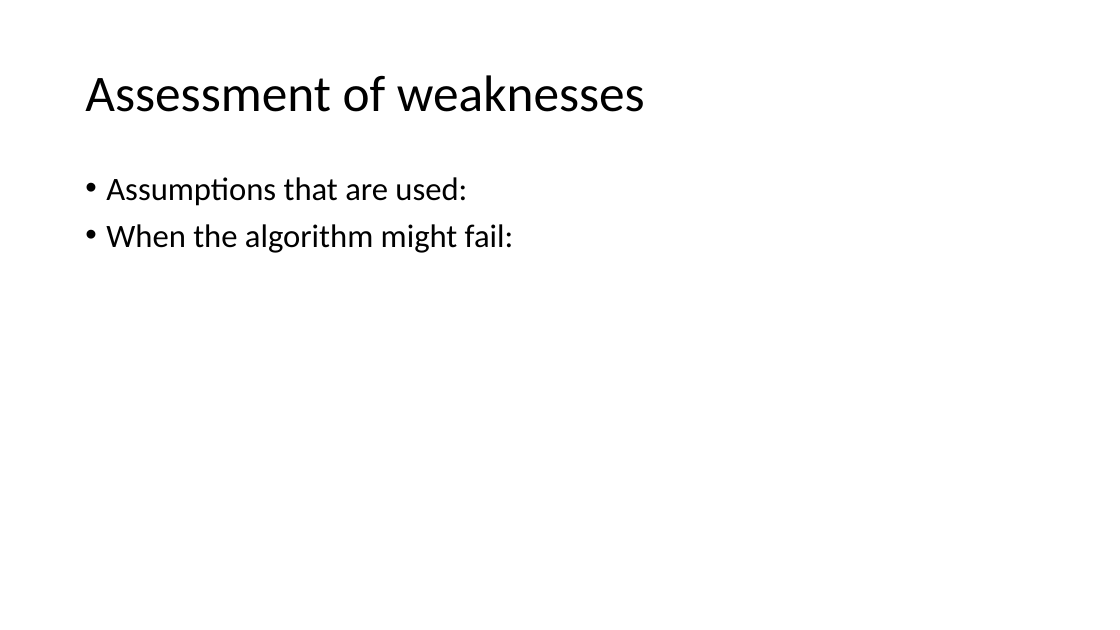
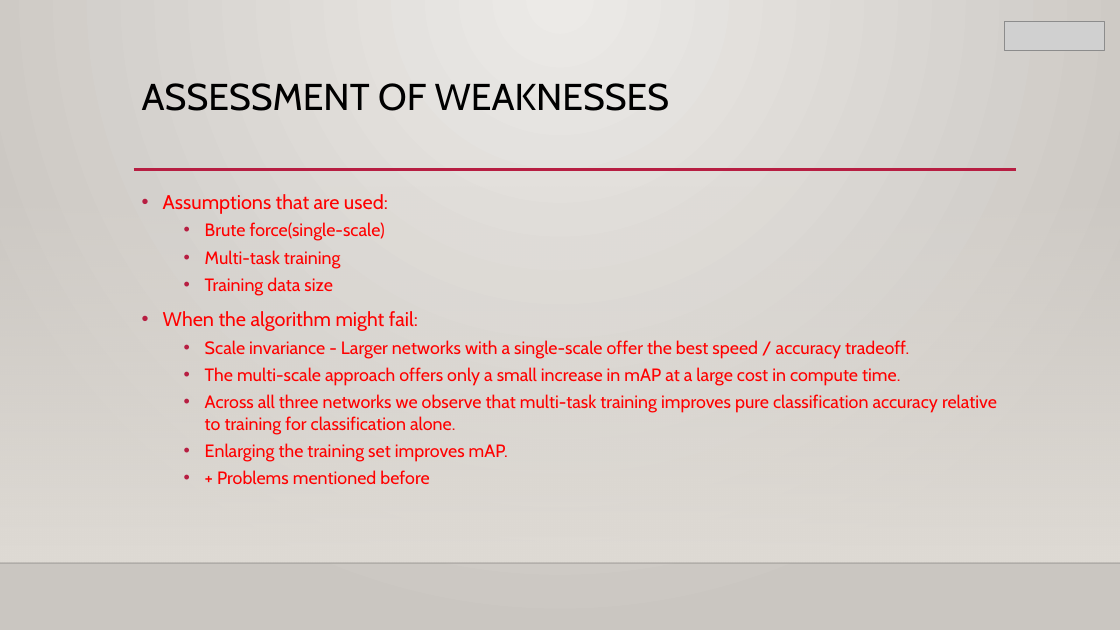
Before and after one commit to cho-minsung/multiDSP, a slide deck: slide 14 of Paper/Fast R-CNN.pptx (slide 7 before the commit). Drawn at 1120x630 pixels with LibreOffice and Linux fonts; fonts in the diff are those of the drawing; grey boxes stand for pictures; background and template pictures are left out. Boxes give left, top, right and bottom in pixels: in the first picture for what was removed or moved away, otherwise in the second. Text is boxed around its words. In the diff, an @@ line names an element or a change of style, - is before the commit and + after.

```diff
--- a/Paper/Fast R-CNN.pptx
+++ b/Paper/Fast R-CNN.pptx
@@ background #FFFFFF to gradient #ECEAE7 to #CAC7C1 @@
@@ picture added at <box>1005,21,1105,50</box> @@
@@ title "ASSESSMENT OF WEAKNESSES" at <box>142,83,670,111</box>: vertical alignment middle to top @@
@@ title at <box>142,83,670,111</box>: text changed; size 44 to 32 pt; font Calibri to Cabin @@
-Assessment of weaknesses
+ASSESSMENT OF WEAKNESSES
@@ line added from (134, 170) to (1017, 170), #B71E42 2.5 pt @@
@@ rectangle added at <box>0,186,1120,563</box>, fill gradient #DFDBD5 @@
@@ text "Assumptions that are used:": place and size @@
-text "Assumptions that are used:" at <box>106,177,514,253</box>
+text "Assumptions that are used:" at <box>163,194,997,484</box>
@@ text at <box>163,194,418,331</box>: size 28 to 17 pt, font Calibri to Cabin, text colour #000000 to #FF0000 in "Assumptions that are used:", "When the algorithm might fail:"; line spacing 0.9 to 1 @@
@@ text at <box>205,222,385,296</box>: paragraphs added @@
+  • Brute force(single-scale)
+  • Multi-task training
+  • Training data size
@@ text at <box>205,340,997,484</box>: paragraphs added @@
+  • Scale invariance - Larger networks with a single-scale offer the best speed / accuracy tradeoff.
+  • The multi-scale approach offers only a small increase in mAP at a large cost in compute time.
+  • Across all three networks we observe that multi-task training improves pure classification accuracy relative to training for classification alone.
+  • Enlarging the training set improves mAP.
+  • + Problems mentioned before
@@ line added from (0, 563) to (1120, 563), #000001 1 pt @@
```
Also in this commit, not shown: 6 other slides changed, 9 slides added, 1 slide removed.
